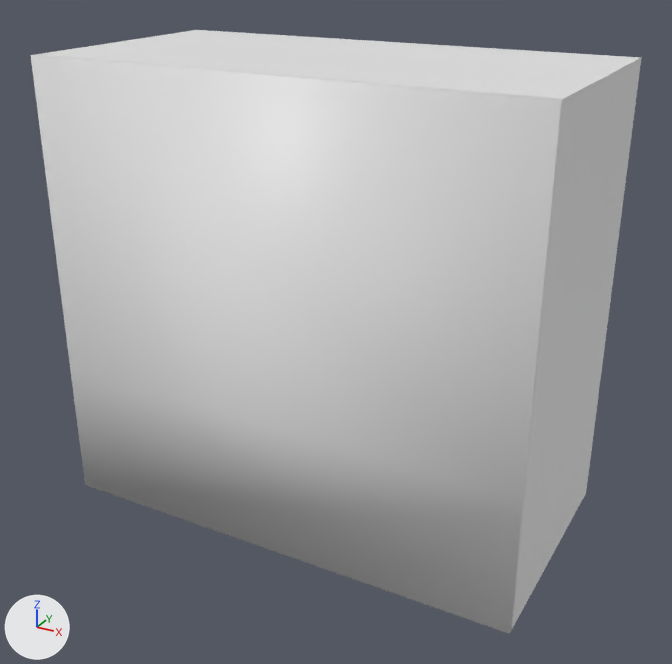
The Blender file Assets/Models/untitled.blend as it was, and as the next commit left it.
Before and after are seen from a camera (50 mm lens) standing at (0.778, -1.245, 0.93) and looking at (0.106, -0.023, 0.318). Arrows for +X, +Y and +Z are at lower left; the lights stay in place.
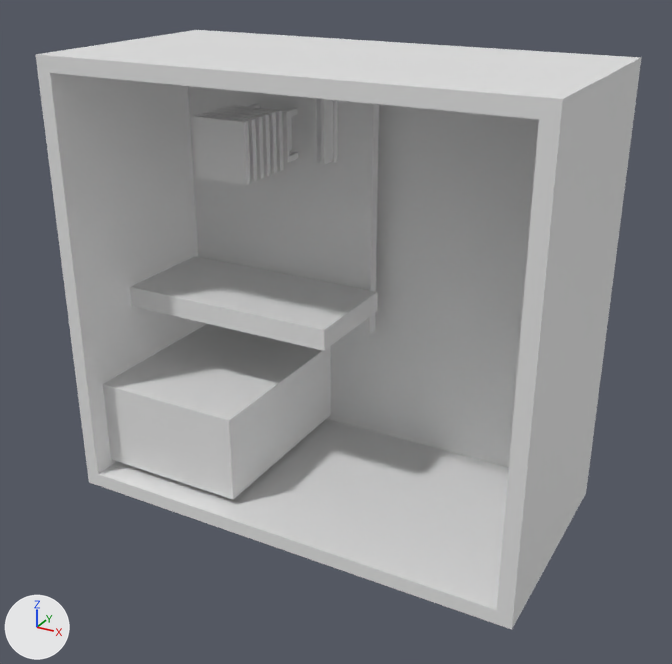
The change, as JSON lines over the scene's bpy script:
```json
{"block": "me_cube_004", "where": "me_cube_004.from_pydata(...)  # 6 vertices, 1 face; spans x -0.4..0.4, y 0.0, z -0.327..0.423"}
{"block": "me_cube_004", "where": "# used by ob_cube_004; location = (0.091, -0.198, 0.327)"}
{"block": "me_cube_004", "change": "me_cube_004 part 1: all faces are now shaded flat (1 of 1 changed)"}
{"op": "add", "block": "me_plane_006", "code": ["me_plane_006 = bpy.data.meshes.new('Plane.006')", "me_plane_006.from_pydata([(-1.58, -1.0, 0.0), (1.58, -1.0, 0.0), (-1.58, -0.08, 0.0), (1.58, -0.08, 0.0)], [], [(0, 1, 3, 2)])"]}
{"op": "add", "block": "me_plane_004", "code": ["me_plane_004 = bpy.data.meshes.new('Plane.004')", "me_plane_004.from_pydata(...)  # 16 vertices, 16 faces; spans x -0.0029..0.0091, y 0.1219..0.1319, z 0.5575..0.6775", "me_plane_004.polygons.foreach_set('use_smooth', [True] * 16)"]}
{"op": "add", "block": "ob_cube_004", "code": "ob_cube_004.hide_set(True)"}
{"op": "add", "block": "ob_plane_006", "code": ["ob_plane_006 = bpy.data.objects.new('Plane.006', me_plane_006)", "ob_plane_006.location = (0.017, 0.132, 0.618)", "ob_plane_006.rotation_euler = (0.0, 1.571, 0.0)  # degrees (0, 90, 0)", "ob_plane_006.scale = (0.036, 0.04, 0.04)", "_m = ob_plane_006.modifiers.new('Solidify', 'SOLIDIFY')", "_m.thickness = 0.15", "_m.offset = 0.0"]}
{"op": "add", "block": "ob_plane_005", "code": ["ob_plane_005 = bpy.data.objects.new('Plane.005', me_plane_006.copy())", "ob_plane_005.location = (0.003, 0.132, 0.618)", "ob_plane_005.rotation_euler = (0.0, 1.571, 0.0)  # degrees (0, 90, 0)", "ob_plane_005.scale = (0.036, 0.04, 0.04)", "_m = ob_plane_005.modifiers.new('Solidify', 'SOLIDIFY')", "_m.thickness = 0.15", "_m.offset = 0.0"]}
{"op": "add", "block": "ob_plane_004", "code": ["ob_plane_004 = bpy.data.objects.new('Plane.004', me_plane_004)", "ob_plane_004.location = (0.0, 0.0, 0.0)", "_m = ob_plane_004.modifiers.new('Array', 'ARRAY')", "_m.relative_offset_displace = (1.2, 0.0, 0.0)"]}
```

Where the change shows, as pixel boxes (x1, y1, x2, y2) in the pictures (672 x 664 px):
```json
{"object": "Cube.004", "change": "hidden", "before": [31, 54, 563, 634]}
{"object": "Plane.006", "change": "added", "after": [321, 99, 333, 165]}
{"object": "Plane.005", "change": "added", "after": [313, 98, 321, 164]}
{"object": "Plane.004", "change": "added", "after": [330, 100, 337, 163]}
{"object": "Cube", "change": "unchanged, uncovered by the edit", "before": [36, 30, 641, 628], "after": [36, 30, 641, 630]}
{"object": "Cube.001", "change": "unchanged, uncovered by the edit", "after": [103, 324, 331, 499]}
{"object": "Plane", "change": "unchanged, uncovered by the edit", "after": [188, 86, 379, 335]}
{"object": "Cube.003", "change": "unchanged, uncovered by the edit", "after": [130, 256, 378, 351]}
```
